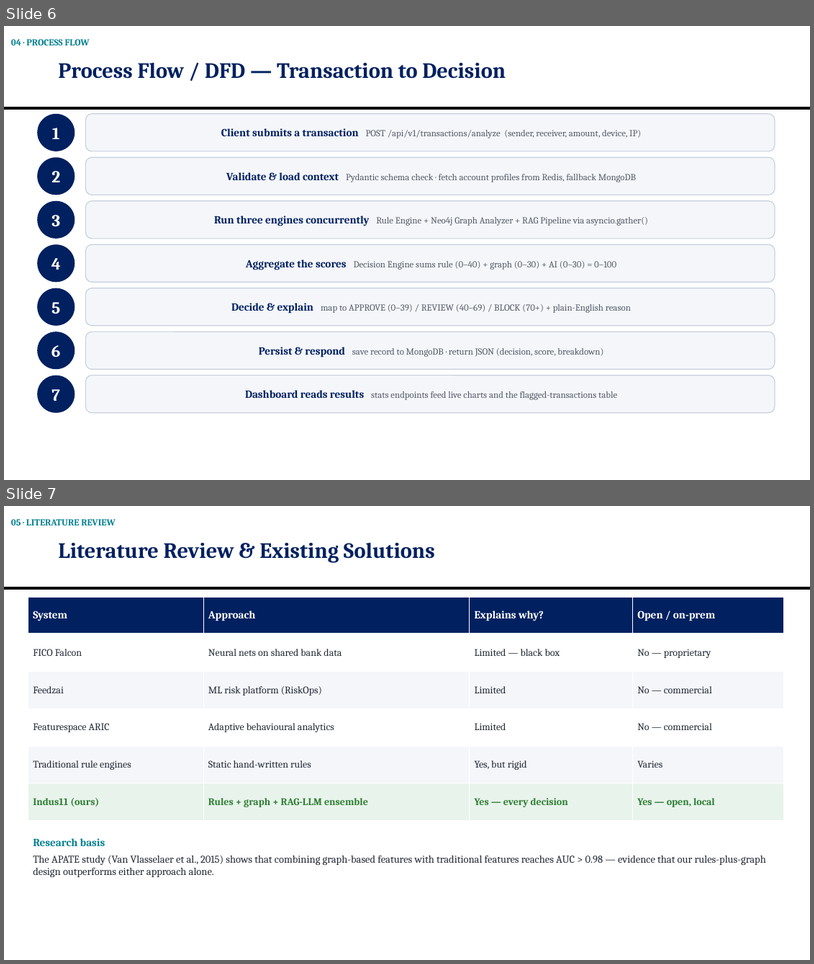
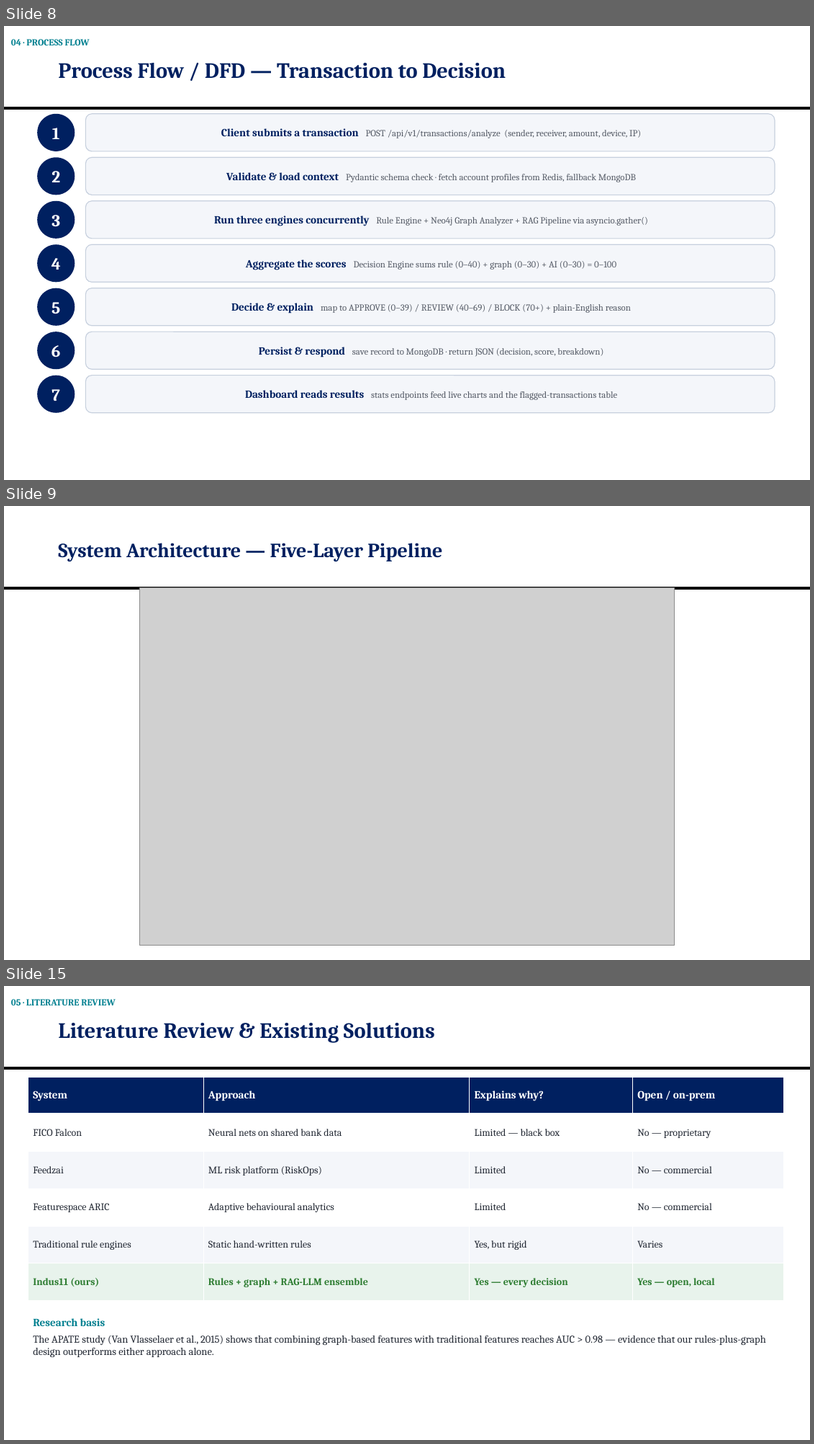
Before and after one commit to OMJOSHI15/indus11, a slide deck: docs/Indus11-Review2.pptx. Shown one above the other, each under a label of ours: slides 6 and 7 before the commit, slides 8, 9 and 15 after it; the slides between them are not shown. The pictures are 814x964 and 814x1444 pixels, drawn with LibreOffice and Linux fonts; fonts in the diff are those of the drawing; grey boxes stand for pictures. Boxes give left, top, right and bottom in pixels: in the first picture for what was removed or moved away, otherwise in the second. Text is boxed around its words. In the diff, an @@ line names an element or a change of style, - is before the commit and + after.

```diff
--- a/docs/Indus11-Review2.pptx
+++ b/docs/Indus11-Review2.pptx
@@ slide 9 added at [4,506,810,960], background #FFFFFF; not listed: 1 template element that a slide beside it also shows @@
@@ title added at [58,543,442,561], 24 pt, text #002060, bold @@
+System Architecture — Five-Layer Pipeline
@@ picture added at [139,587,675,944] @@
@@ what was slide 6 is now slide 8 @@
@@ what was slide 7 is now slide 15 @@
```
Also in this commit, not shown: 7 other slides added, 1 other file.
